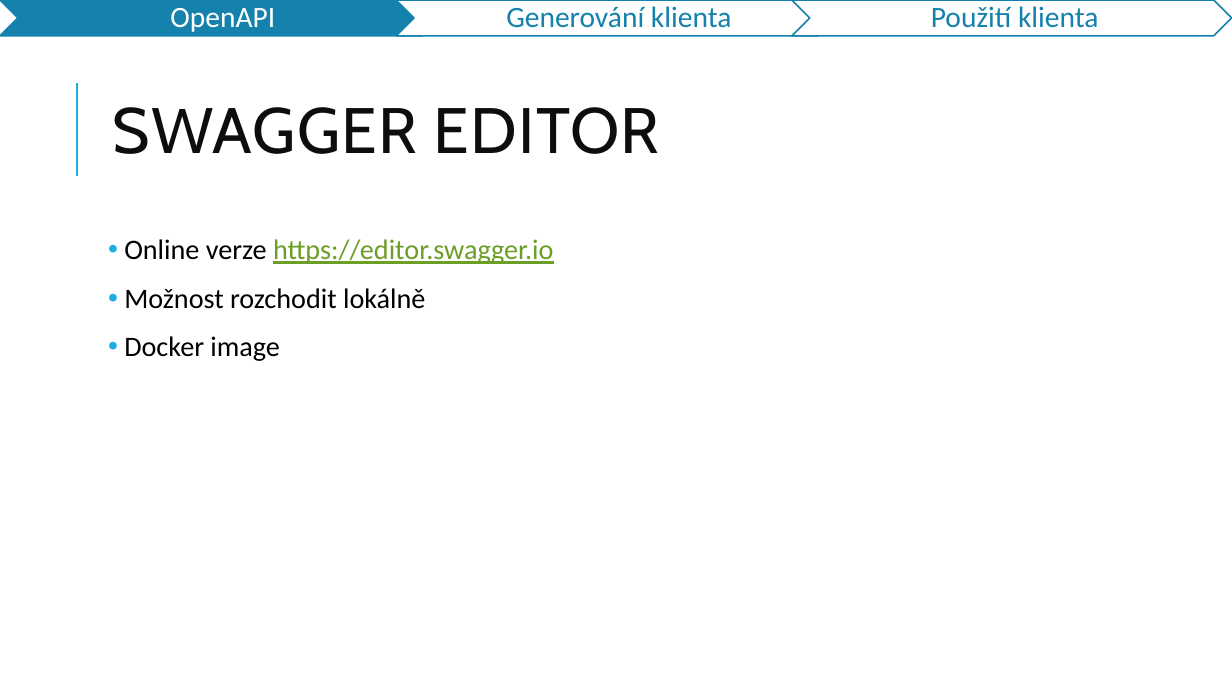
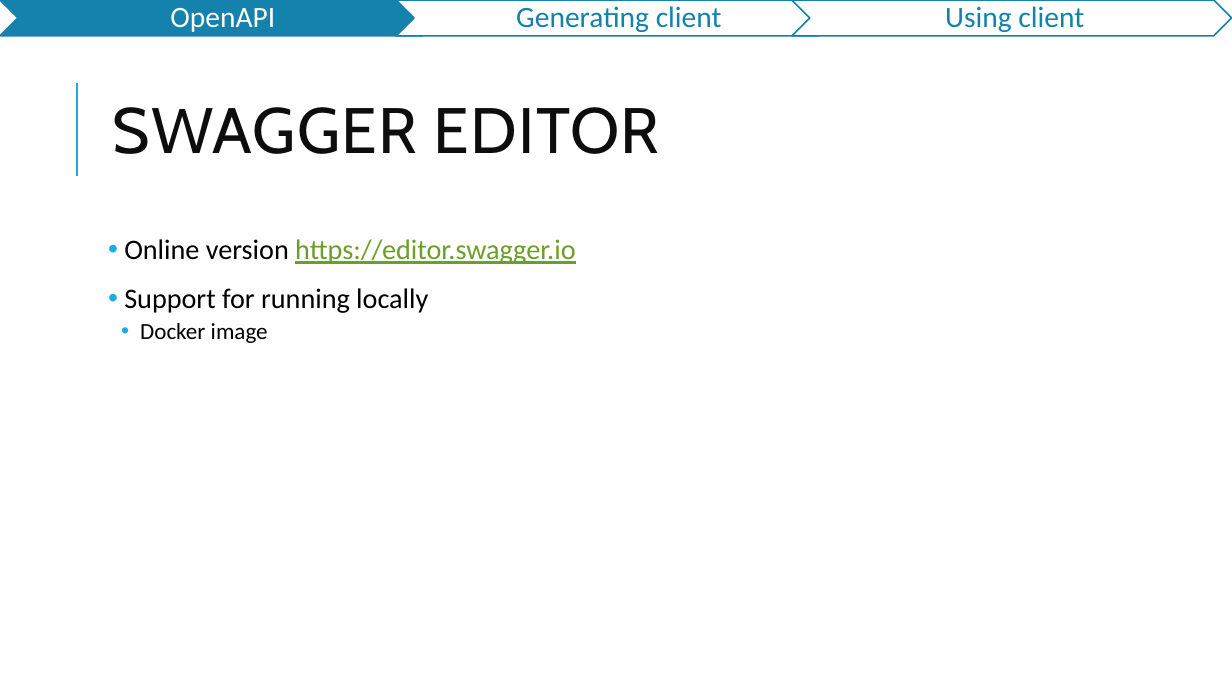
Before and after one commit to jasho/pv239-maui, a slide deck: slide 13 of 06_API/PV239-Xamarin-06_API.pptx. Drawn at 1232x693 pixels with LibreOffice and Linux fonts; fonts in the diff are those of the drawing. Boxes give left, top, right and bottom in pixels: in the first picture for what was removed or moved away, otherwise in the second. Text is boxed around its words. In the diff, an @@ line names an element or a change of style, - is before the commit and + after.

```diff
--- a/06_API/PV239-Xamarin-06_API.pptx
+++ b/06_API/PV239-Xamarin-06_API.pptx
@@ text at <box>516,6,722,32</box>: text changed @@
-Generování klienta
+Generating client
@@ text at <box>945,6,1084,32</box>: text changed @@
-Použití klienta
+Using client
@@ text at <box>124,239,575,313</box>: text changed @@
-• Online verze https://editor.swagger.io
-• Možnost rozchodit lokálně
+• Online version https://editor.swagger.io
+• Support for running locally
@@ text at <box>140,323,268,343</box>: size 22 to 18 pt in "Docker image"; list level 1 to 2 in "Docker image" @@
```
Also in this commit, not shown: 18 other slides changed, 3 slides removed, 1 other file.
